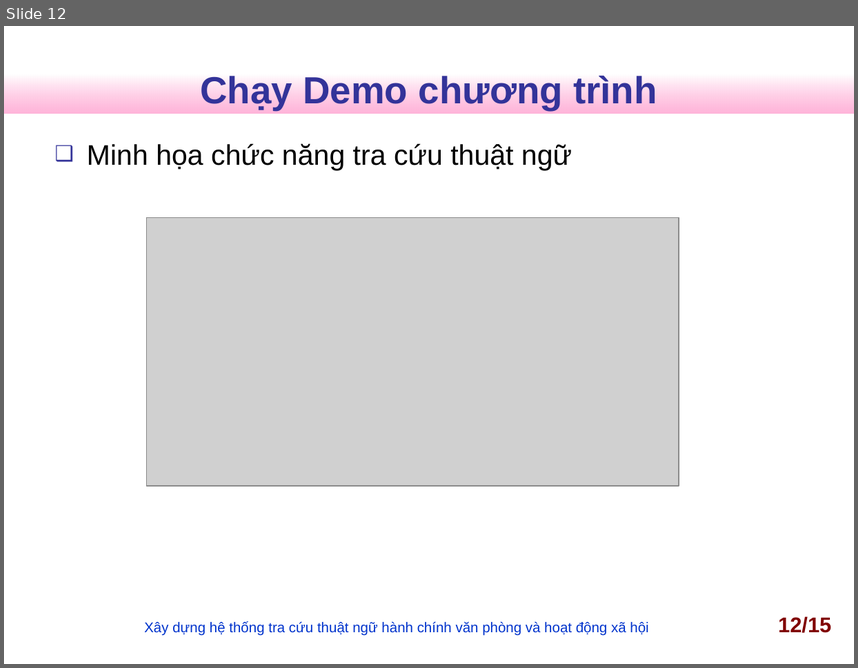
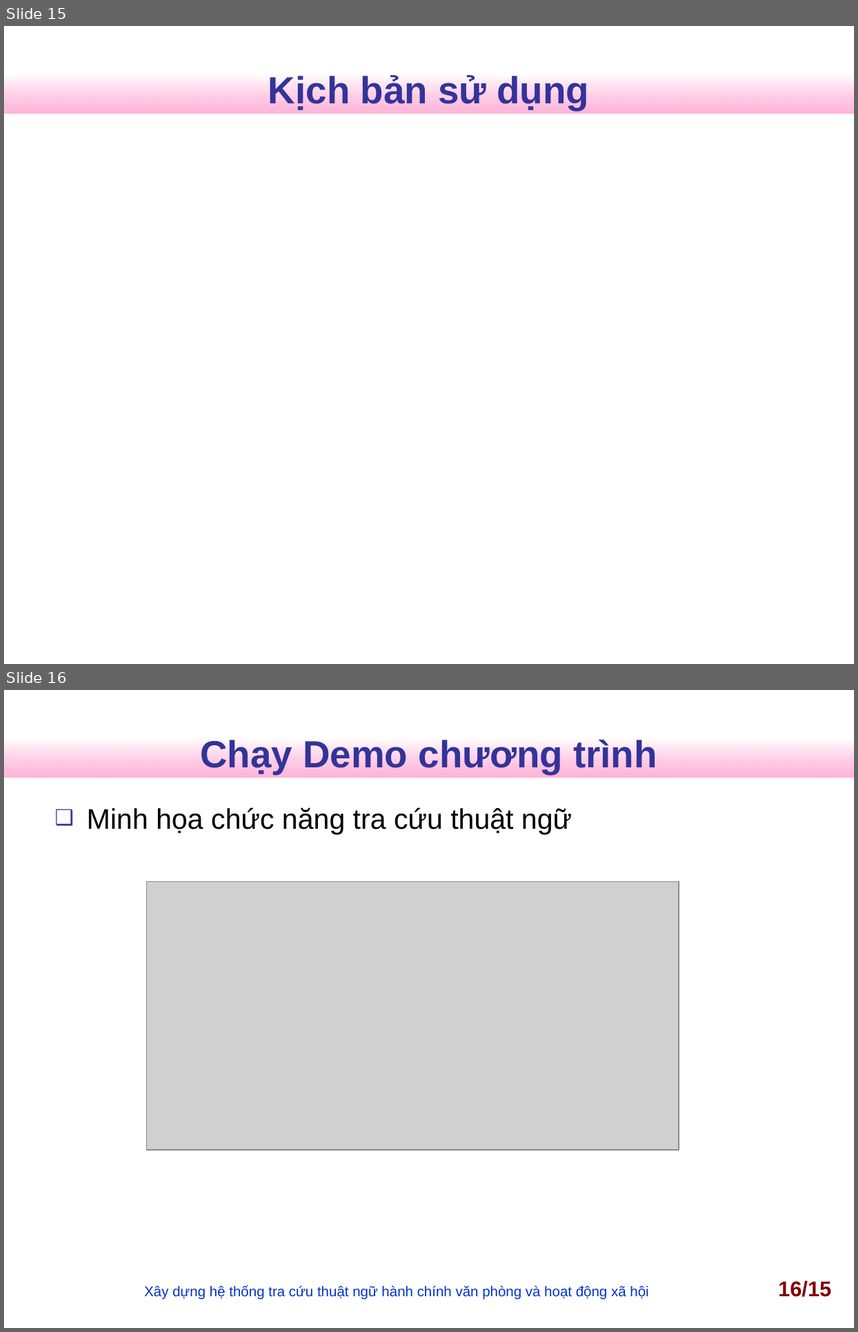
Before and after one commit to nguyentk90/tra-cuu-thuat-ngu-hanh-chinh, a slide deck: Documents/slideN2013.ppt. Shown one above the other, each under a label of ours: slide 12 before the commit, slides 15 and 16 after it. The pictures are 858x668 and 858x1332 pixels, drawn with LibreOffice and Linux fonts; fonts in the diff are those of the drawing; grey boxes stand for pictures; background and template pictures are left out. Boxes give left, top, right and bottom in pixels: in the first picture for what was removed or moved away, otherwise in the second. Text is boxed around its words. In the diff, an @@ line names an element or a change of style, - is before the commit and + after.

```diff
--- a/Documents/slideN2013.ppt
+++ b/Documents/slideN2013.ppt
@@ slide 15 added at <box>4,26,854,664</box>, background #FFFFFF; not listed: 1 template element that a slide beside it also shows @@
@@ title added at <box>268,74,589,110</box>, 32 pt, text #333399, bold @@
+Kịch bản sử dụng
@@ what was slide 12 is now slide 16 @@
@@ page number at <box>778,1280,831,1297</box>: text changed @@
-12/15
+16/15
```
Also in this commit, not shown: 10 slides changed, 4 other slides added, 1 slide removed, 2 other files.
